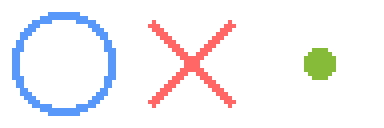
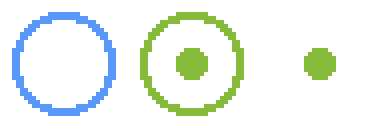
Comparing the layer stacks of the two w=384, h=128 images. Changes:
painted on "图层 1" over [140, 12, 244, 116]
